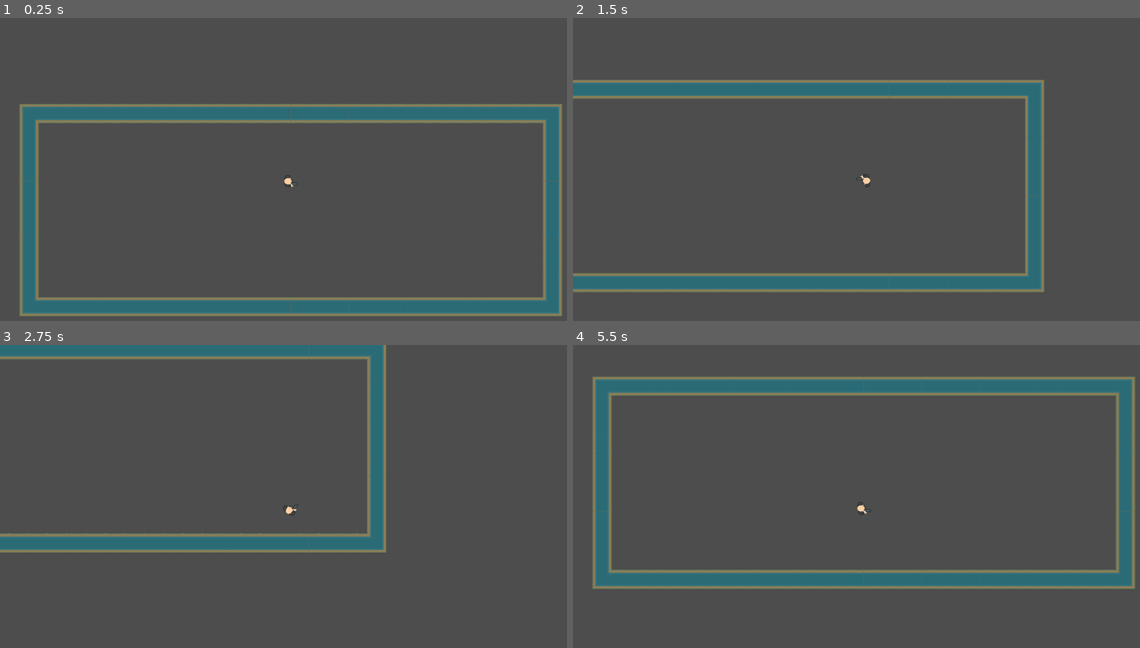
Above: before the commit, frames 1-4 (two rows, left to right).
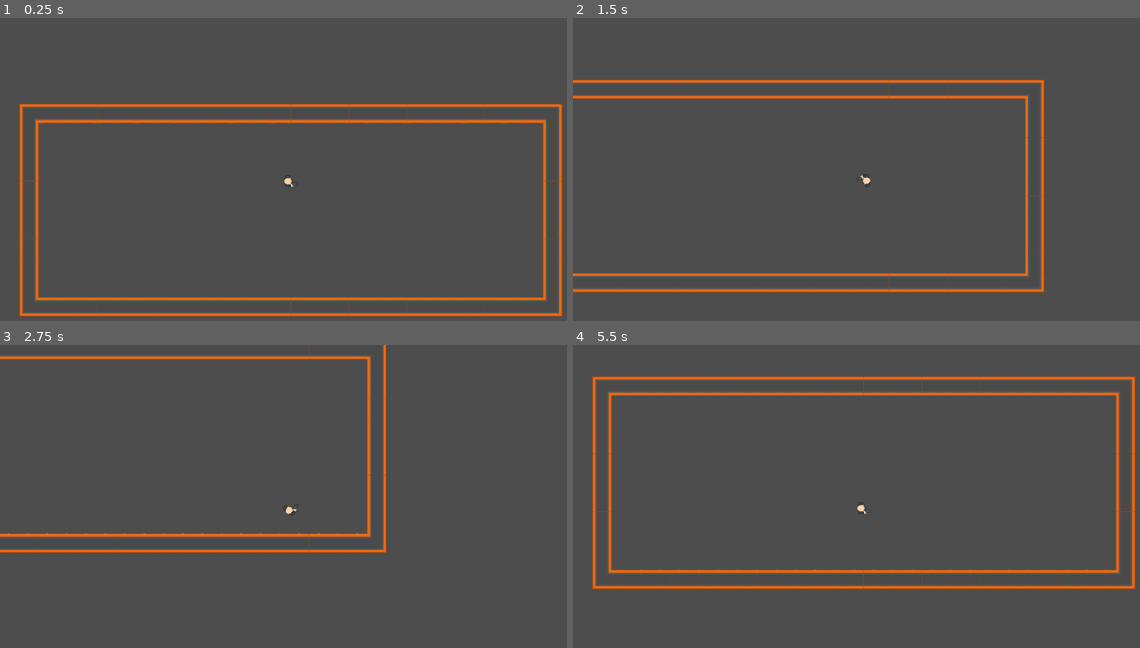
Above: after the commit, the same moments.

Repository: luuismrtn/desolation-zombie
Game: Godot game, scene res://Escenas/casa.tscn
The game is run twice, just before and just after one commit, with the same random seed, the same clock (stepped at 60 frames per second) and the same inputs.
Inputs (mouse positions are in pixels of both pictures, inside the frame that each line leads up to):
- Up to frame 1 (0.25 s): no input
- Up to frame 2 (1.5 s): tap Enter at 0.5 s; move the mouse to (992, 163) at 0.52 s; hold D (right) 0.53-1.28 s; move the mouse to (748, 196) at 1.27 s; hold S (down) from 1.28 s (still down)
- Up to frame 3 (2.75 s): move the mouse to (351, 435) at 2.02 s; release S (down) at 2.03 s; hold D (right) from 2.03 s (still down)
- Up to frame 4 (5.5 s): move the mouse to (833, 572) at 2.77 s; release D (right) at 2.78 s; hold W (up) 2.78-3.53 s; move the mouse to (1037, 557) at 3.52 s; hold A (left) 3.53-5.03 s; move the mouse to (692, 460) at 4.27 s; move the mouse to (890, 508) at 5.02 s; hold S (down) from 5.03 s (still down)

The runs differ from the first frame. In frame 1, 17% of the frame differs, in the area x 3-100%, y 28-99%; in frame 2, 13%; in frame 3, 9.7%; in frame 4, 17%, in the area x 3-100%, y 10-81%.

Commit message:
Colisiones añadidas

Diff:
--- a/Escenas/casa.tscn
+++ b/Escenas/casa.tscn
@@ -2536,15 +2536,13 @@
 
 [sub_resource type="TileSet" id="TileSet_o15k4"]
 tile_size = Vector2i(64, 64)
-physics_layer_0/collision_layer = 1
+physics_layer_0/collision_layer = 4
 sources/1 = SubResource("TileSetAtlasSource_wyipy")
 
 [node name="Casa" type="Node2D"]
 
 [node name="Player" type="CharacterBody2D" parent="."]
-input_pickable = true
-platform_floor_layers = 4294967294
-platform_wall_layers = 1
+collision_mask = 6
 script = ExtResource("1_8divq")
 
 [node name="PlayerSkin" type="Sprite2D" parent="Player"]
@@ -2558,6 +2556,5 @@
 
 [node name="TileMap" type="TileMap" parent="."]
 tile_set = SubResource("TileSet_o15k4")
-collision_visibility_mode = 1
 format = 2
 layer_0/tile_data = PackedInt32Array(-196622, 1, 4, 458738, 1, 5, -196621, 131073, 4, 458739, 131073, 4, -196620, 13107 …(1333 unchanged characters)…
--- a/Scripts/Player.gd
+++ b/Scripts/Player.gd
@@ -1,33 +1,21 @@
 extends CharacterBody2D
 
-# Variables de velocidad del jugador
 var speed = 400
 
-func _process(delta):
-	# Mover hacia la izquierda
-	if Input.is_action_pressed("left"):
-		position.x -= speed * delta
+func get_input():
+	var input_dir = Input.get_vector("left", "right", "up", "down")
+	velocity = input_dir * speed
 
-	# Mover hacia la derecha
-	if Input.is_action_pressed("right"):
-		position.x += speed * delta
-
-	# Mover hacia arriba
-	if Input.is_action_pressed("up"):
-		position.y -= speed * delta
-
-	# Mover hacia abajo
-	if Input.is_action_pressed("down"):
-		position.y += speed * delta
-
-	# Obtener la posición del puntero del ratón en la escena
+func get_rotation_camera():
 	var mouse_position = get_global_mouse_position()
 
-	# Calcular la dirección hacia el puntero del ratón
 	var direction_to_mouse = (mouse_position - global_position).normalized()
 
-	# Calcular el ángulo para orientar el sprite del jugador hacia el puntero del ratón
 	var angle_to_mouse = direction_to_mouse.angle()
 
-	# Orientar el sprite del jugador hacia el puntero del ratón
 	rotation = angle_to_mouse
+
+func _physics_process(delta):
+	get_input()
+	get_rotation_camera()
+	move_and_collide(velocity * delta)
--- a/project.godot
+++ b/project.godot
@@ -46,3 +46,9 @@
 , Object(InputEventKey,"resource_local_to_scene":false,"resource_name":"","device":-1,"window_id":0,"alt_pressed":false,"shift_pressed":false,"ctrl_pressed":false,"meta_pressed":false,"pressed":false,"keycode":0,"physical_keycode":4194322,"key_label":0,"unicode":0,"echo":false,"script":null)
 ]
 }
+
+[layer_names]
+
+2d_physics/layer_1="player"
+2d_physics/layer_2="enemies"
+2d_physics/layer_3="wall"
Renamed: Escenas/TileMap.gd -> TileMap.gd
